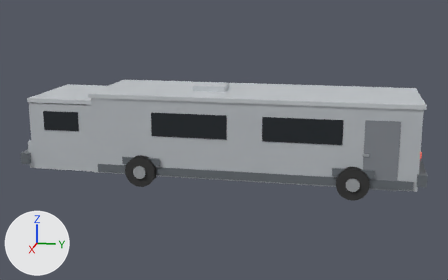
An edit to the glTF model projects/rv/assets/models/rv/rv_body.gltf, drawn before and after from the same camera.
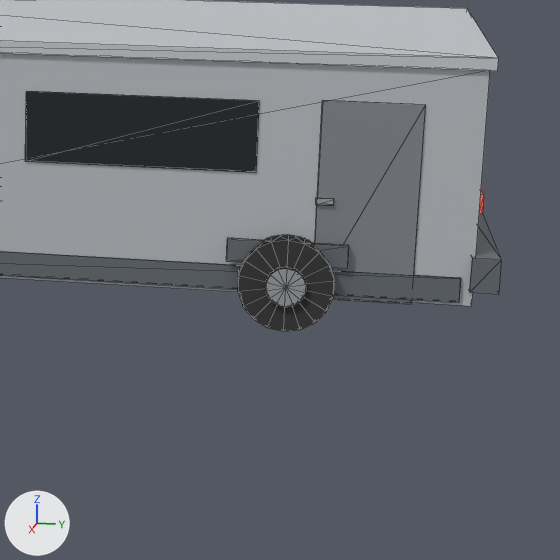
There are two pictures of each version: one whole from a camera (50 mm lens) standing at (15.27, 2.33, 4.76) and looking at (0.04, -0.72, 0.96), one close up on the part from 57% to 100% of the width and 30% to 100% of the height. Every picture has the same lights, and +X, +Y and +Z are marked at lower left. The older version's two pictures come first. The close-ups show mesh edges as thin lines. Vertices at exactly the same position are counted once.

Objects in the first close-up: 'RV_Body'.
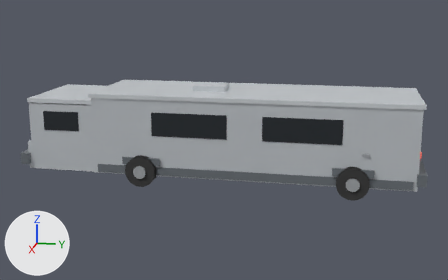
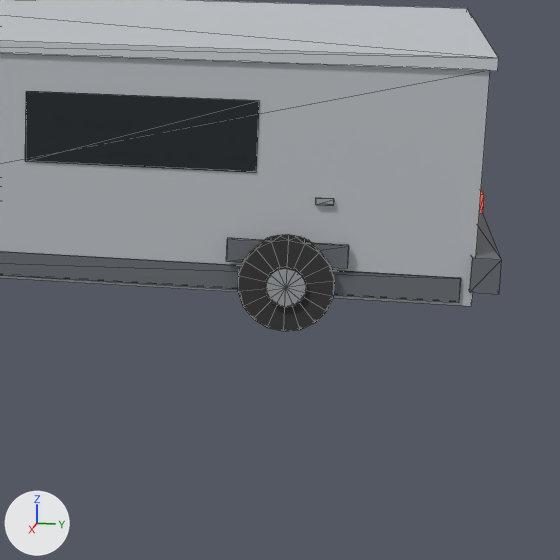
Changed parts and their boxes (x1, y1, x2, y2) in the close-ups (560 x 560 px):
part 1 of me_rv_body, deleted: before (315, 101, 426, 304)

The edits, one by one:
me_rv_body is used by ob_rv_body; location (0.0, 0.0, 0.0).
me_rv_body had 490 vertices, 1094 faces and spanned x -1.42..1.42, y -5.77..4.19, z 0.0..2.38.
me_rv_body now has 482 vertices, 1082 faces and spans x -1.42..1.42, y -5.77..4.19, z 0.0..2.38.
me_rv_body part 1: the loose piece of 8 vertices spanning x 1.2..1.22, y 2.76..3.54, z 0.24..1.86 is deleted.
me_rv_body no longer uses material mat_door (grey #8b9097).
